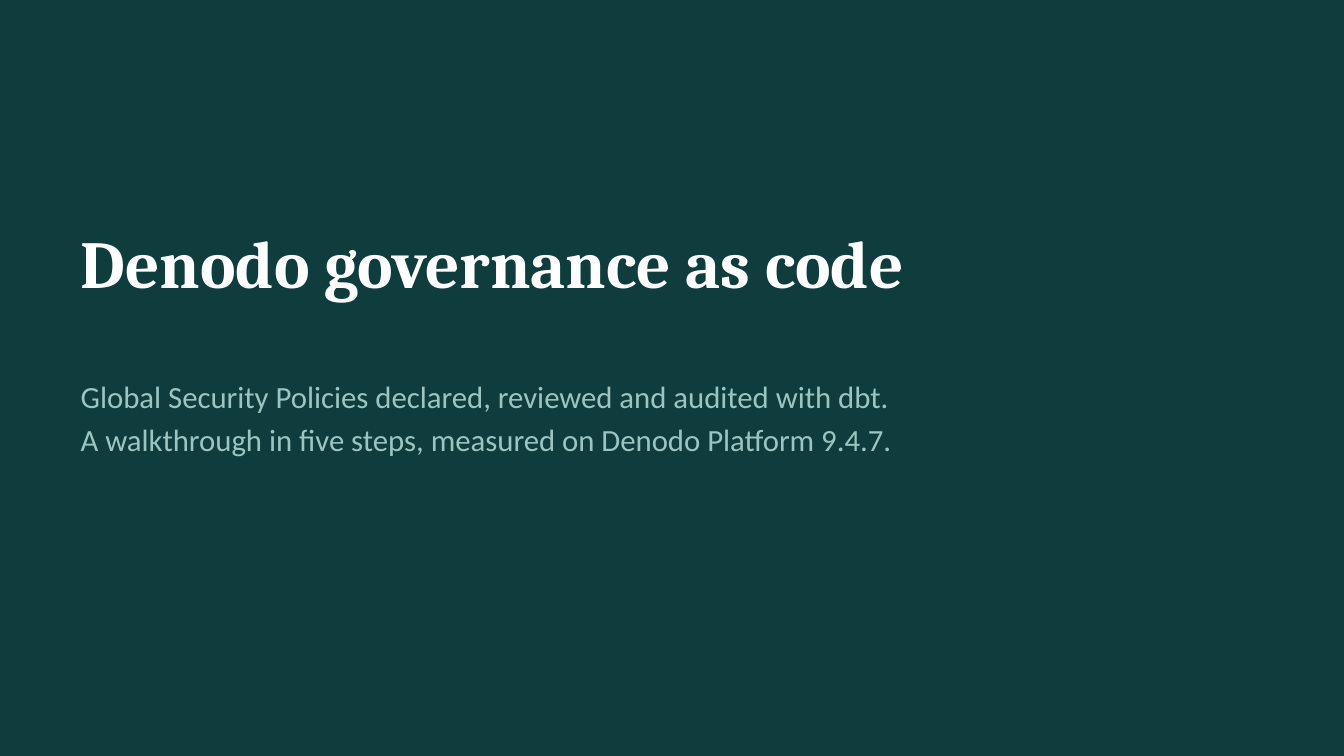
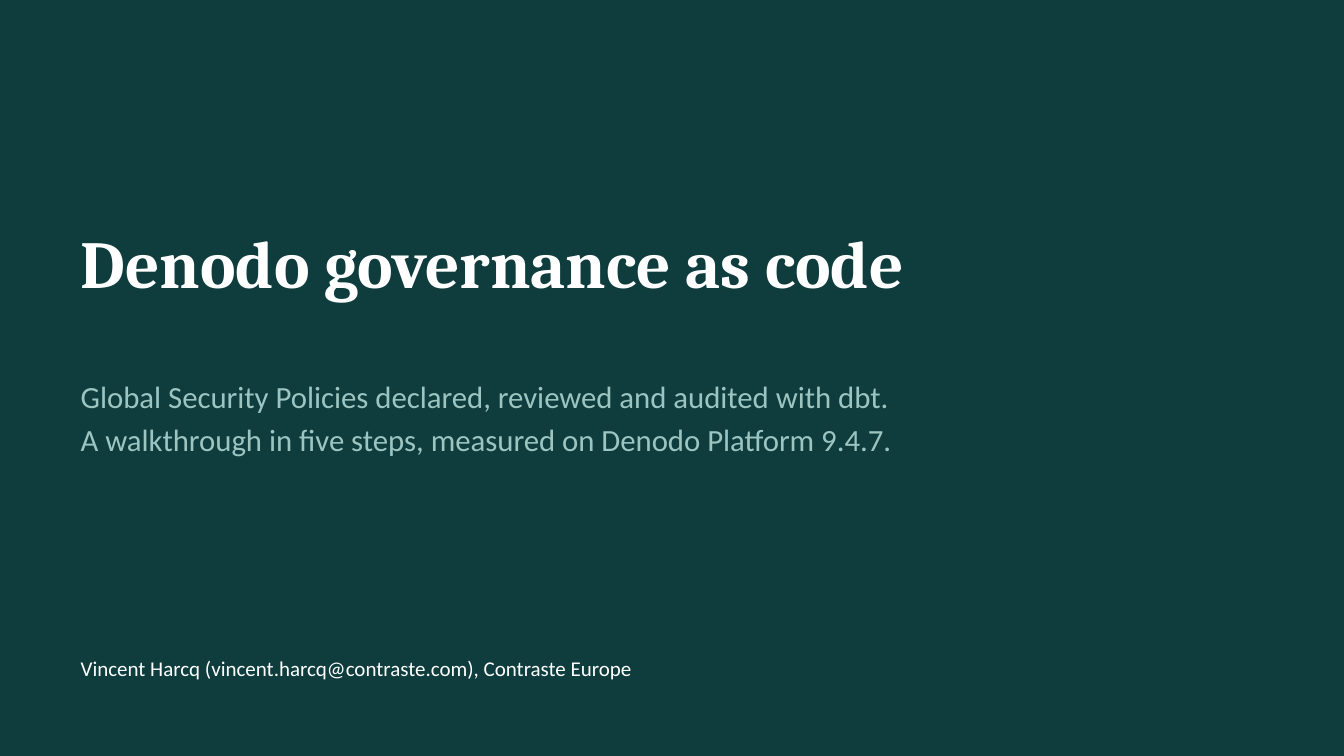
Before and after one commit to vharcq/denodo-data-mesh-demo, a slide deck: slide 1 of docs/01_walkthrough-deck.pptx. Drawn at 1344x756 pixels with LibreOffice and Linux fonts; fonts in the diff are those of the drawing. Boxes give left, top, right and bottom in pixels: in the first picture for what was removed or moved away, otherwise in the second. Text is boxed around its words. In the diff, an @@ line names an element or a change of style, - is before the commit and + after.

```diff
--- a/docs/01_walkthrough-deck.pptx
+++ b/docs/01_walkthrough-deck.pptx
@@ text added at box(81, 661, 632, 680), 15 pt, text #FFFFFF @@
+Vincent Harcq (vincent.harcq@contraste.com), Contraste Europe
```
Also in this commit, not shown: 1 other slide changed, 4 other files.
